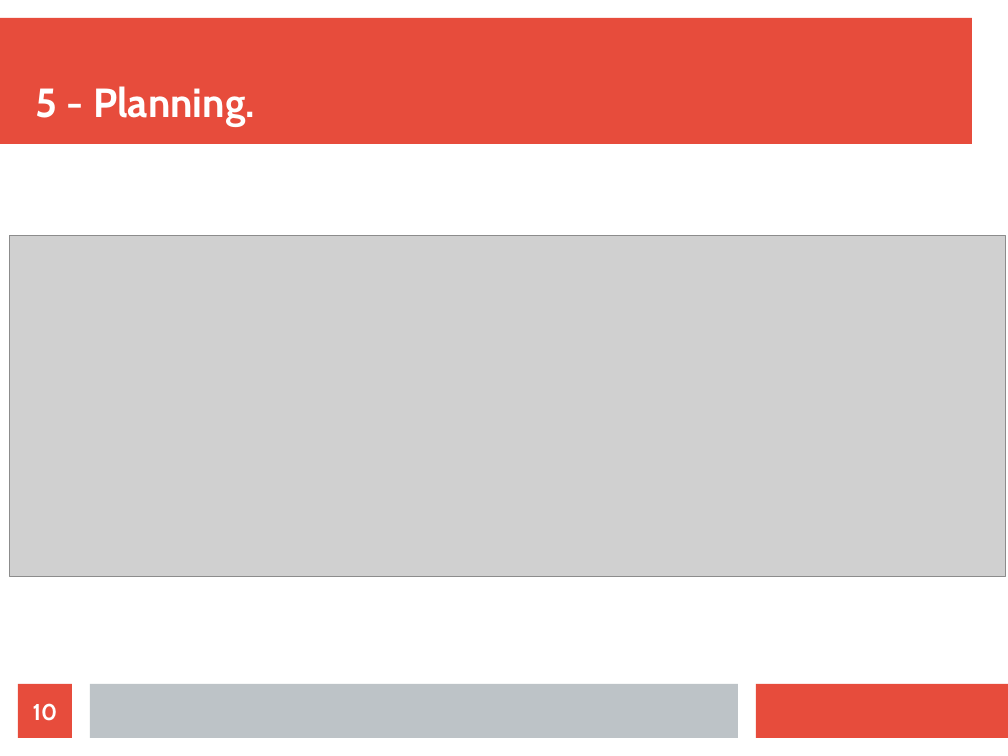
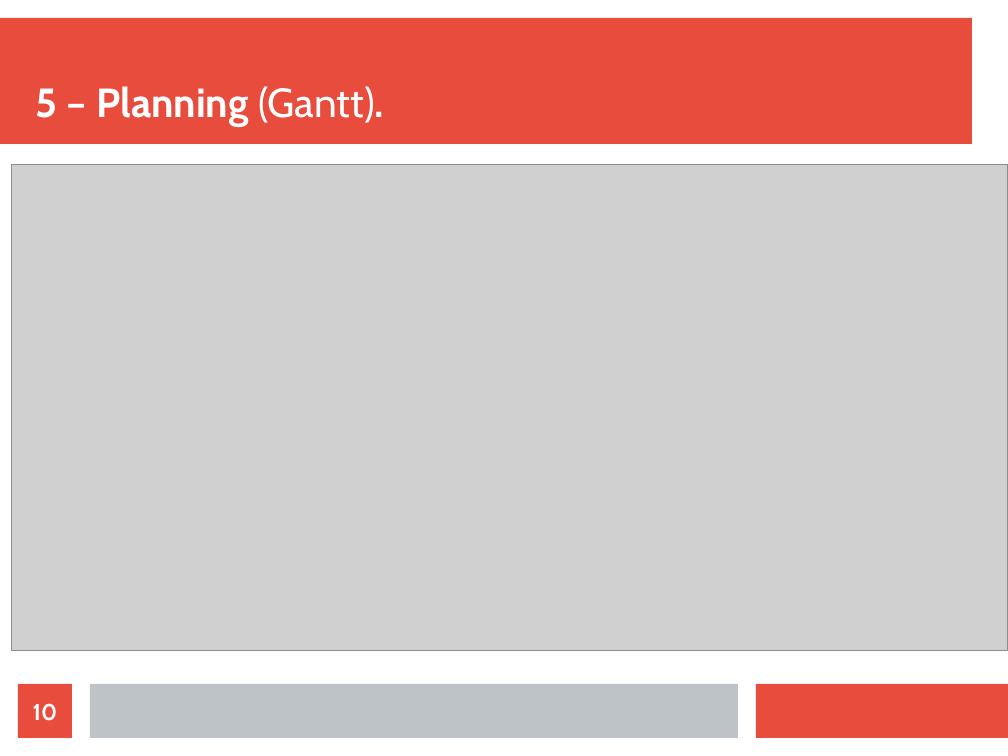
Before and after one commit to athmanmekh/AuttoPIlote-X-OPEN-PILOT, a slide deck: slide 10 of presentation/presentation 3/diapoPresentation (1).odp. Drawn at 1008x756 pixels with LibreOffice and Linux fonts; fonts in the diff are those of the drawing; grey boxes stand for pictures. Boxes give left, top, right and bottom in pixels: in the first picture for what was removed or moved away, otherwise in the second. Text is boxed around its words. In the diff, an @@ line names an element or a change of style, - is before the commit and + after.

```diff
--- a/presentation/presentation 3/diapoPresentation (1).odp
+++ b/presentation/presentation 3/diapoPresentation (1).odp
@@ title at box(36, 86, 384, 127): text changed @@
-5 - Planning.
+5 – Planning (Gantt).
@@ picture: place and size @@
-picture at box(9, 236, 1006, 576)
+picture at box(11, 165, 1008, 650)
```
Also in this commit, not shown: 6 other slides changed, 1 slide added, 1 slide removed, 4 other files.
